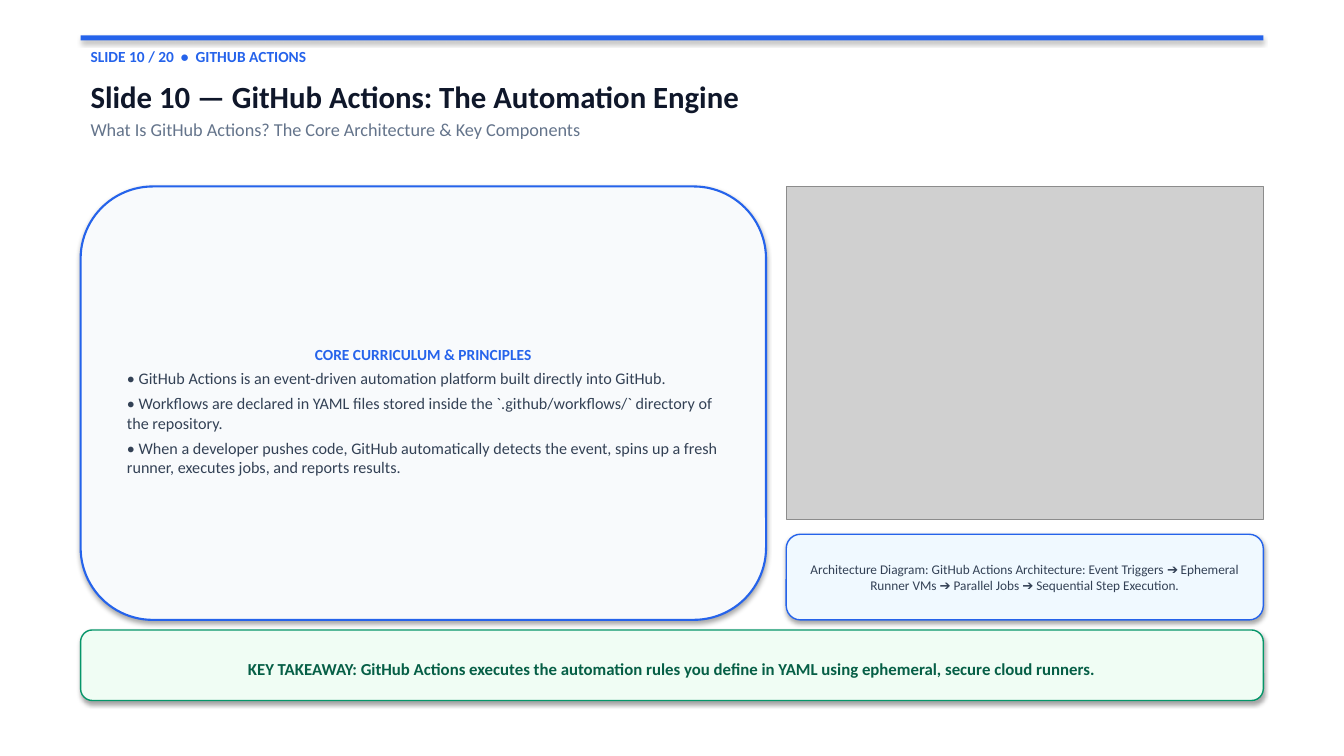
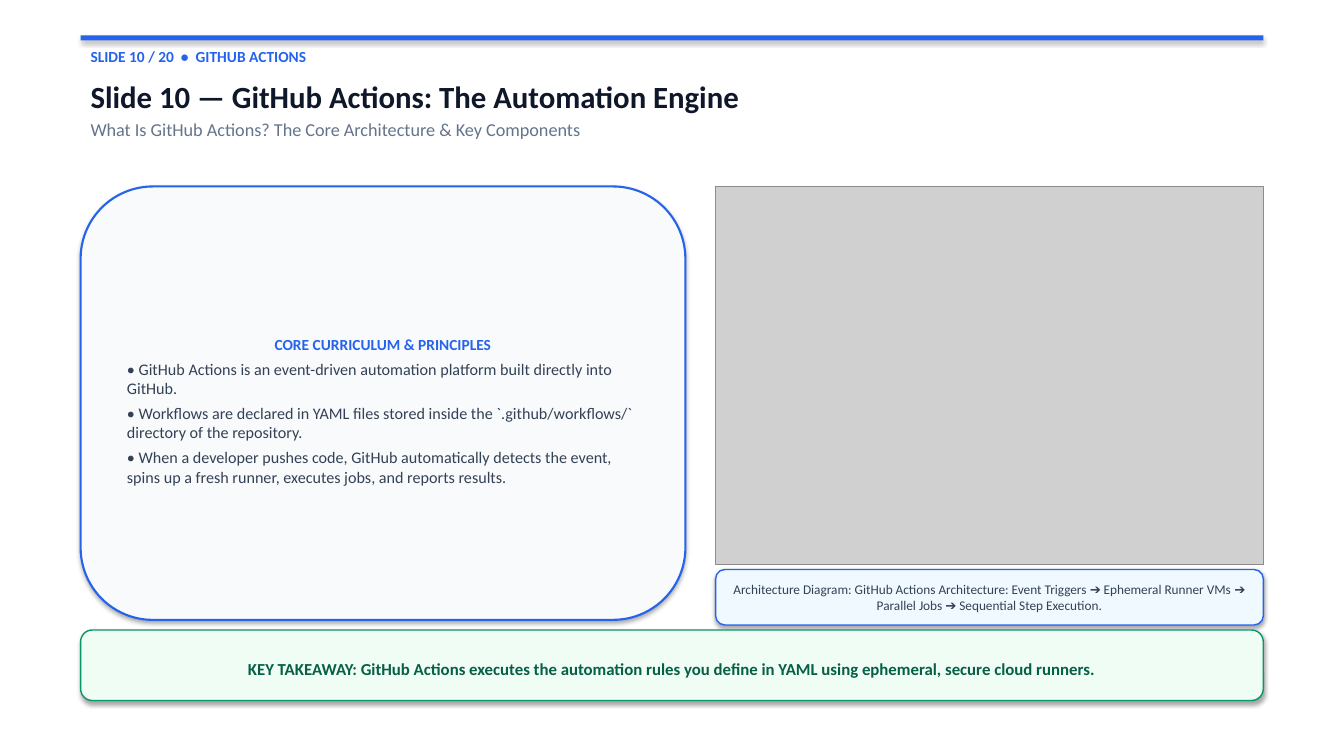
Before and after one commit to kerthikdev/cicd-masterclass, a slide deck: slide 11 of CICD_Masterclass_20_Slides.pptx. Drawn at 1344x756 pixels with LibreOffice and Linux fonts; fonts in the diff are those of the drawing; grey boxes stand for pictures. Boxes give left, top, right and bottom in pixels: in the first picture for what was removed or moved away, otherwise in the second. Text is boxed around its words. In the diff, an @@ line names an element or a change of style, - is before the commit and + after.

```diff
--- a/CICD_Masterclass_20_Slides.pptx
+++ b/CICD_Masterclass_20_Slides.pptx
@@ rounded rectangle "CORE CURRICULUM & PRINCIPLES" resized from (x1=81, y1=187, x2=766, y2=620) to (x1=81, y1=187, x2=686, y2=620) @@
@@ picture resized from (x1=786, y1=187, x2=1263, y2=519) to (x1=716, y1=187, x2=1263, y2=565) @@
@@ rounded rectangle "Architecture Diagram: GitHub Actions Architecture: ..." resized from (x1=786, y1=534, x2=1263, y2=620) to (x1=716, y1=570, x2=1263, y2=625) @@
```
Also in this commit, not shown: 8 other slides changed, 3 other files.
